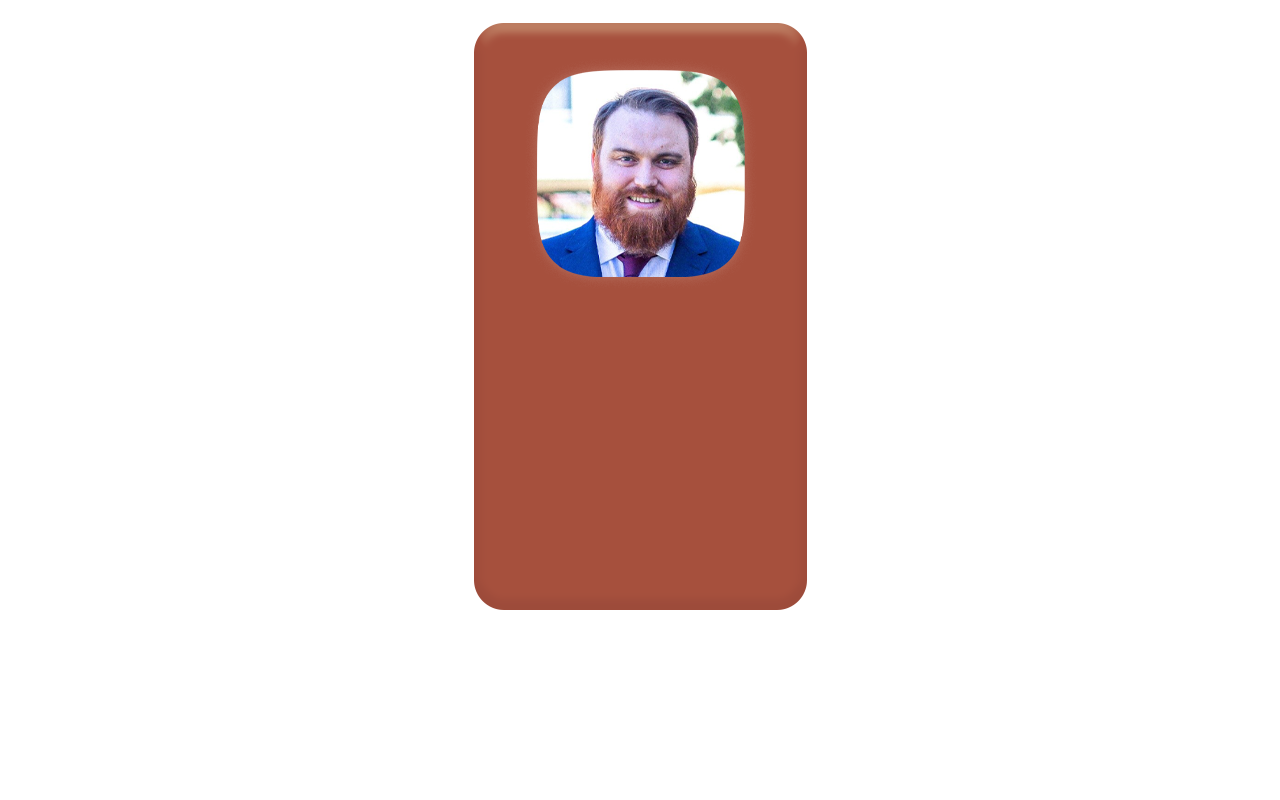
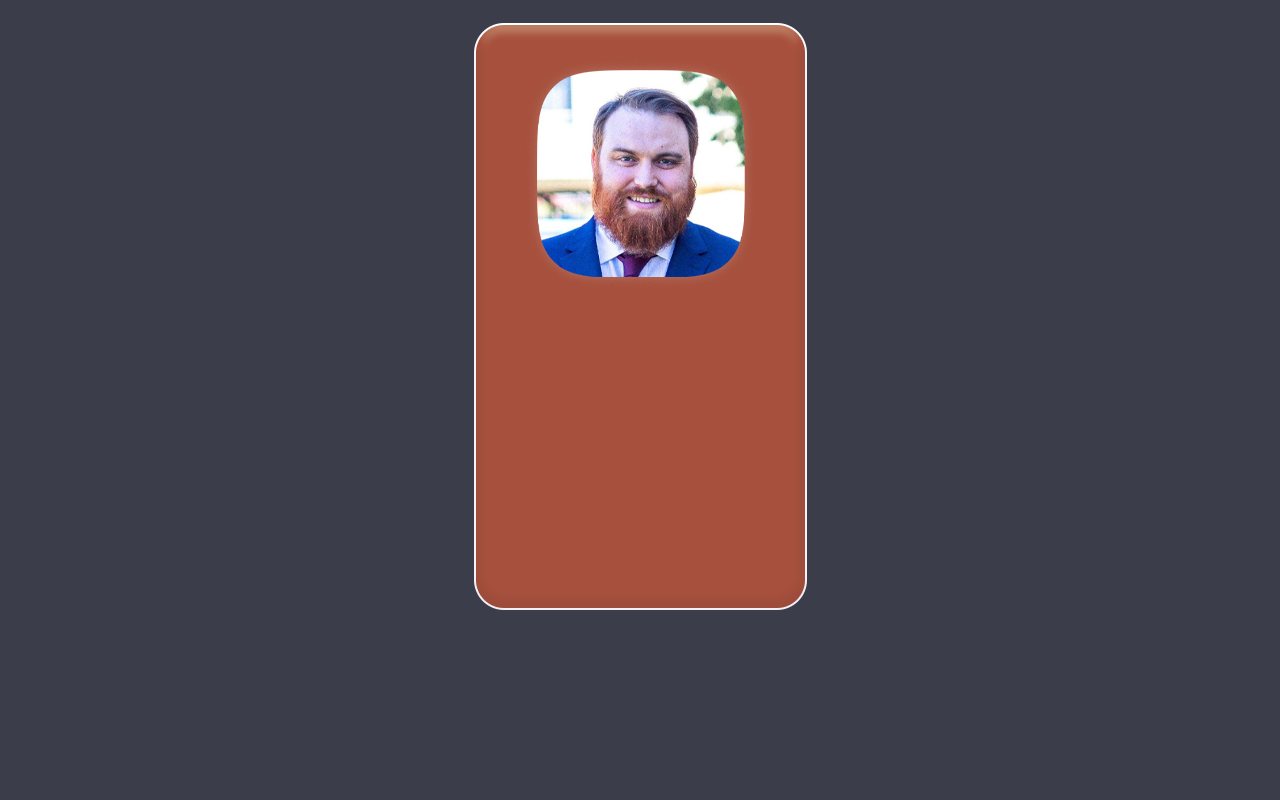
Comparing the layer stacks of the two 1280x800 images. Changes:
painted on "Background" over (0, 0, 1280, 800)
